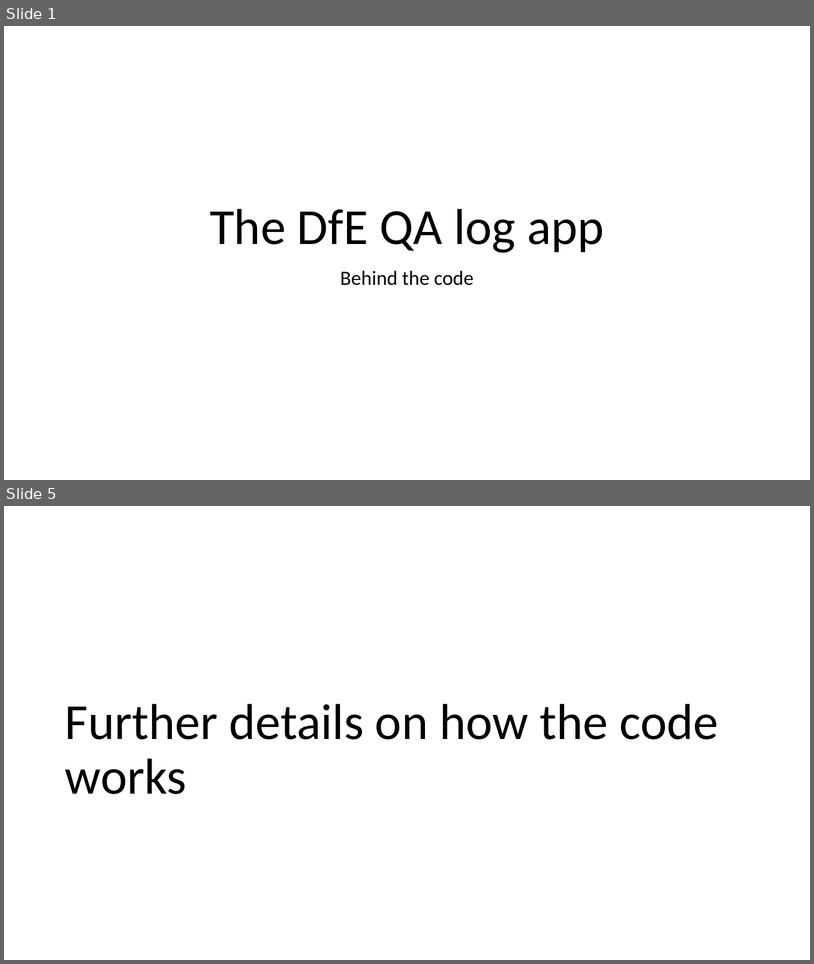
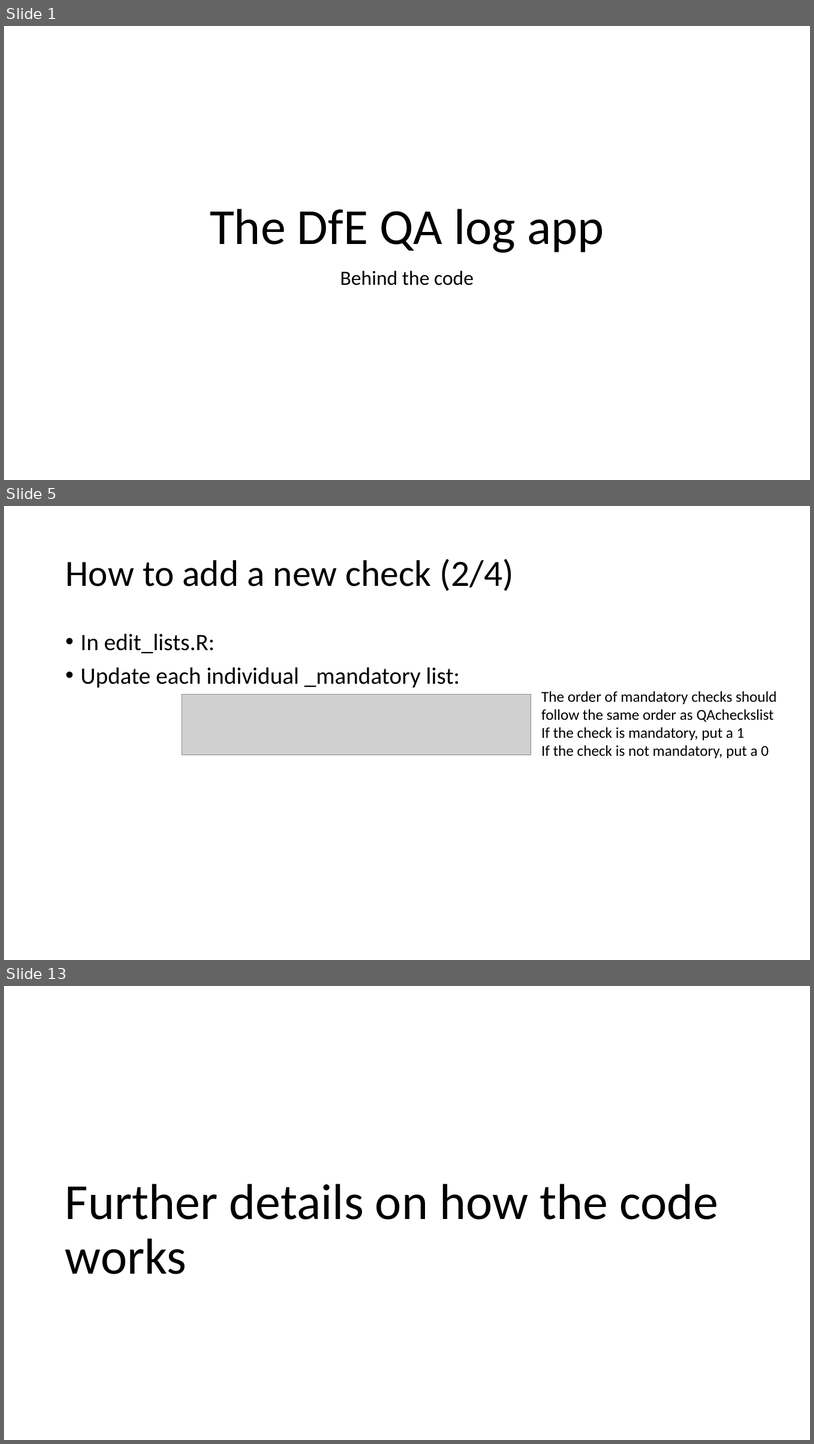
Before and after one commit to tmorley1/qa_log_app, a slide deck: QA log app - behind the code.pptx. Shown one above the other, each under a label of ours: slides 1 and 5 before the commit, slides 1, 5 and 13 after it; the slides between them are not shown. The pictures are 814x964 and 814x1444 pixels, drawn with LibreOffice and Linux fonts; fonts in the diff are those of the drawing; grey boxes stand for pictures. Boxes give left, top, right and bottom in pixels: in the first picture for what was removed or moved away, otherwise in the second. Text is boxed around its words. In the diff, an @@ line names an element or a change of style, - is before the commit and + after.

```diff
--- a/QA log app - behind the code.pptx
+++ b/QA log app - behind the code.pptx
@@ slide 5 added at (4, 506, 810, 960), background #FFFFFF @@
@@ title added at (65, 559, 513, 591), 44 pt, text #000000 @@
+How to add a new check (2/4)
@@ text added at (81, 633, 460, 688), 28 pt, text #000000 @@
+• In edit_lists.R:
+• Update each individual _mandatory list:
@@ picture added at (182, 694, 531, 754) @@
@@ text added at (542, 691, 777, 758), 18 pt, text #000000 @@
+The order of mandatory checks should follow the same order as QAcheckslist
+If the check is mandatory, put a 1
+If the check is not mandatory, put a 0
@@ what was slide 5 is now slide 13 @@
```
Also in this commit, not shown: 3 slides changed, 7 other slides added, 5 other files.
